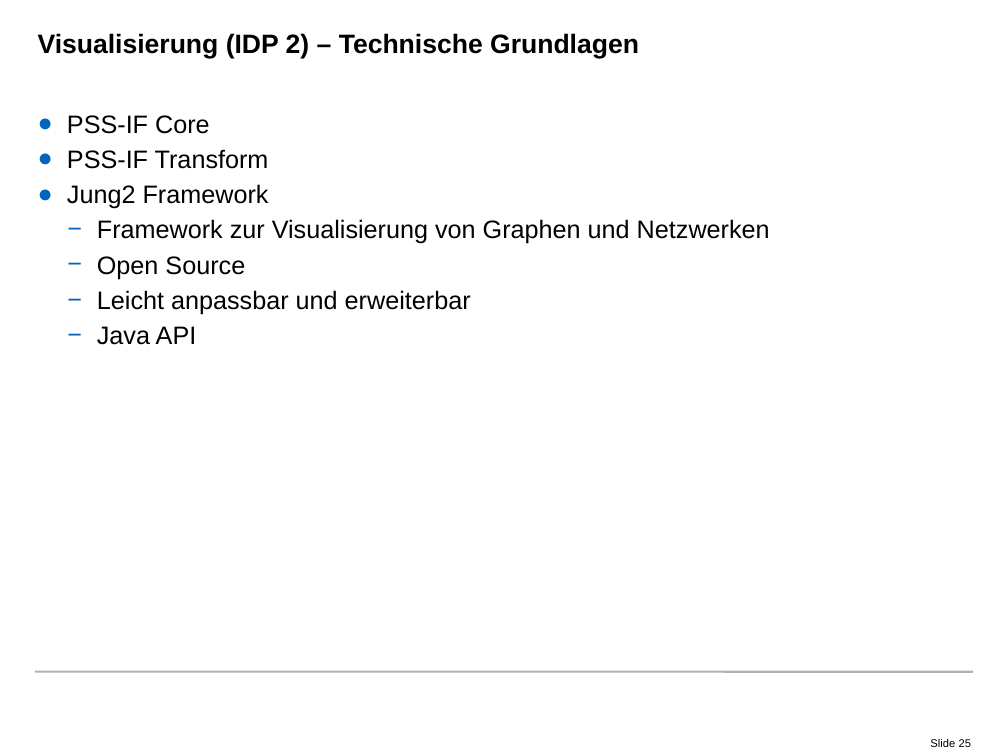
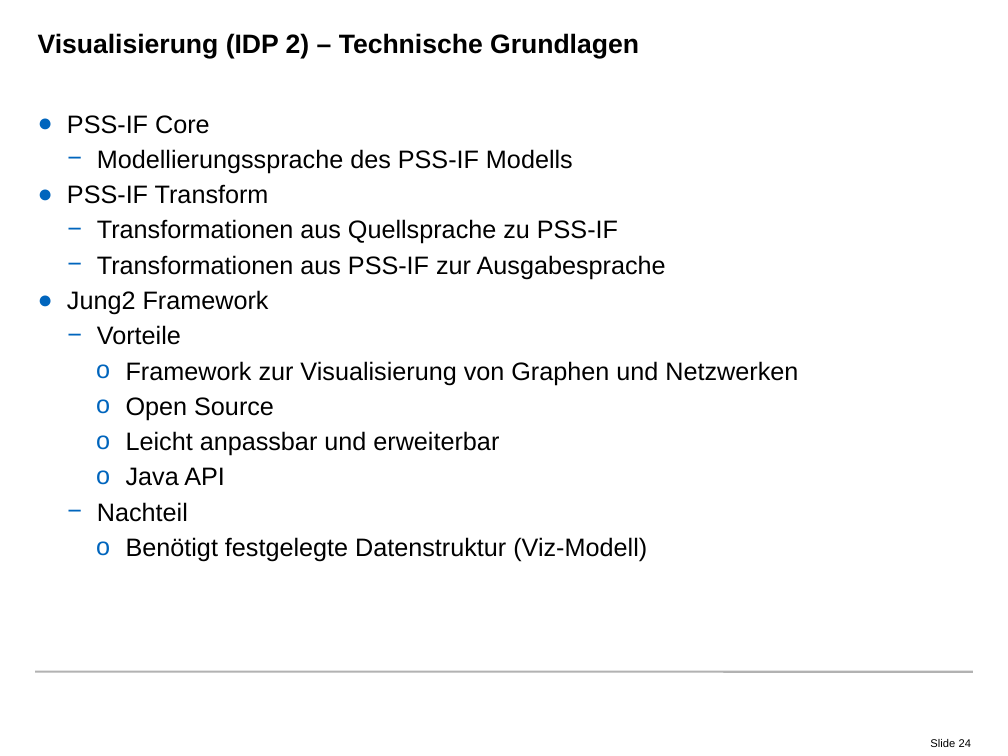
Before and after one commit to radke-tum/idp, a slide deck: slide 24 of pssif/doc/PSSIF.pptx (slide 25 before the commit). Drawn at 1008x756 pixels with LibreOffice and Linux fonts; fonts in the diff are those of the drawing; background and template pictures are left out. Boxes give left, top, right and bottom in pixels: in the first picture for what was removed or moved away, otherwise in the second. Text is boxed around its words. In the diff, an @@ line names an element or a change of style, - is before the commit and + after.

```diff
--- a/pssif/doc/PSSIF.pptx
+++ b/pssif/doc/PSSIF.pptx
@@ text at box(97, 149, 573, 174): paragraph added @@
+  − Modellierungssprache des PSS-IF Modells
@@ text at box(97, 219, 666, 279): paragraphs added @@
+  − Transformationen aus Quellsprache zu PSS-IF
+  − Transformationen aus PSS-IF zur Ausgabesprache
@@ text at box(97, 325, 181, 345): paragraph added @@
+  − Vorteile
@@ text at box(126, 361, 798, 486): bullet − to o; list level 2 to 3 in "Framework zur Visualisierung von Graphen ..."; list level 2 to 3 in "Open Source"; list level 2 to 3 in "Leicht anpassbar und erweiterbar"; list level 2 to 3 in "Java API" @@
@@ text at box(97, 502, 647, 562): paragraphs added @@
+  − Nachteil
+    o Benötigt festgelegte Datenstruktur (Viz-Modell)
@@ page number at box(930, 739, 971, 747): text changed @@
-Slide 25
+Slide 24
```
Also in this commit, not shown: 9 other slides changed, 1 slide removed.
